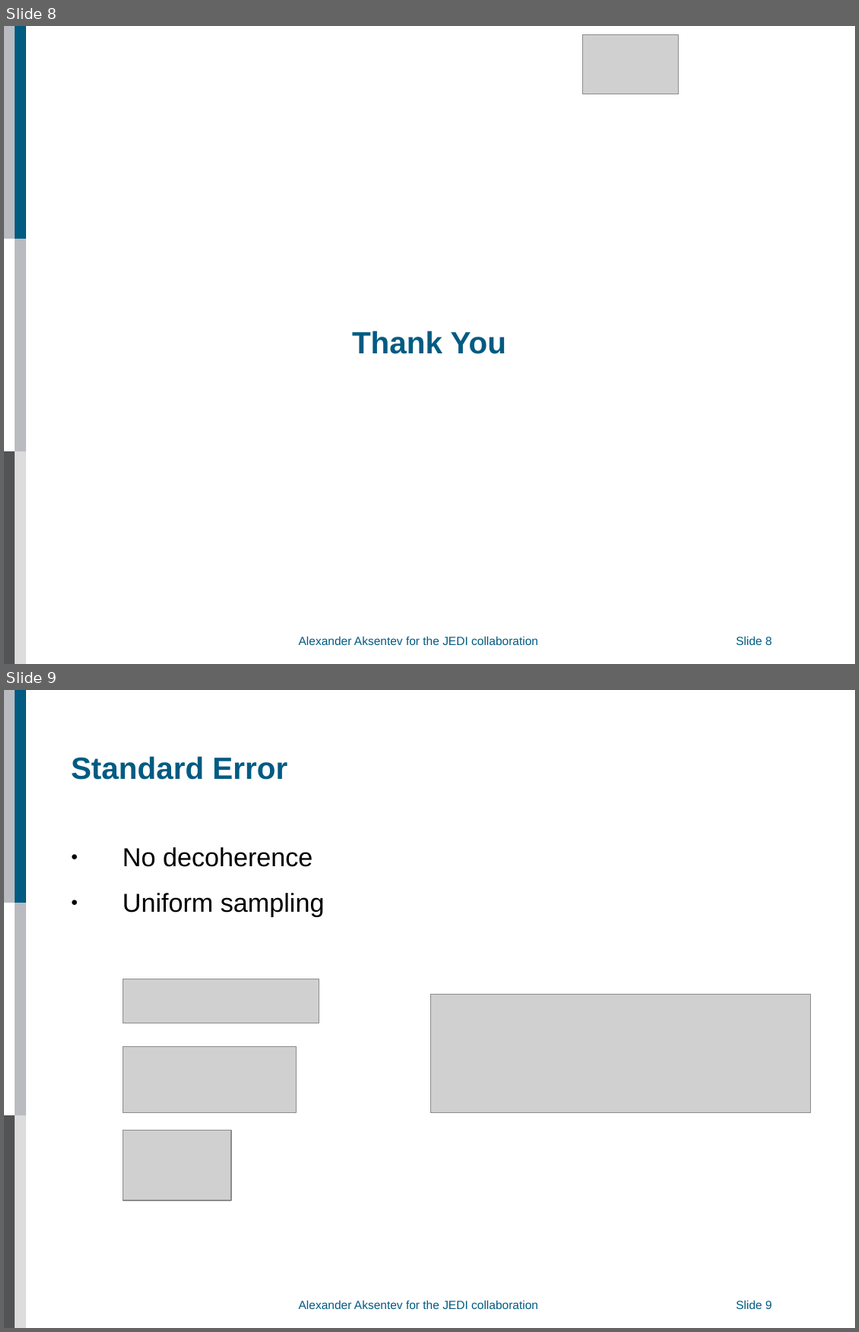
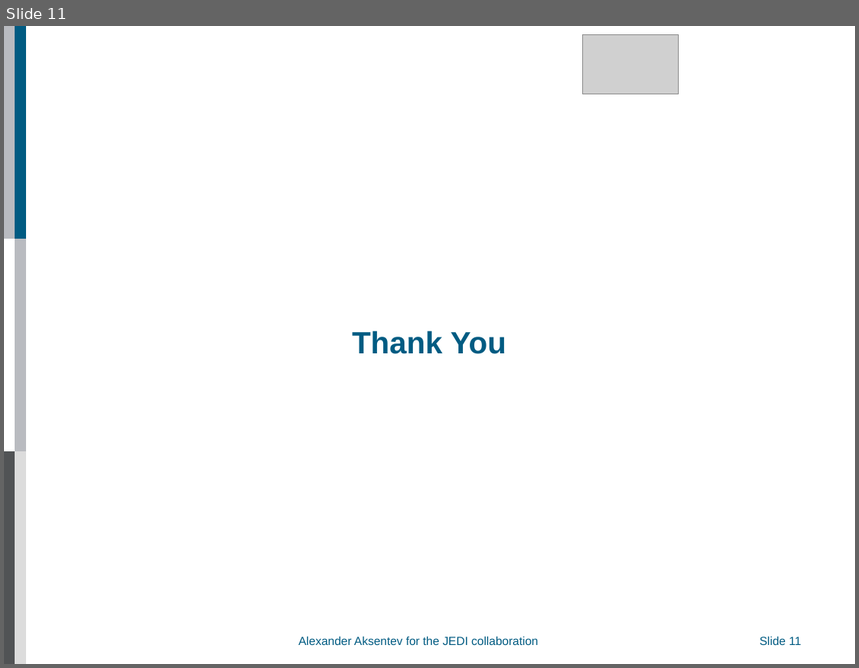
Before and after one commit to AlexAksentyev/EDM, a slide deck: Reports/DPG/DPG_proto.ppt. Shown one above the other, each under a label of ours: slides 8 and 9 before the commit, slide 11 after it. The pictures are 859x1332 and 859x668 pixels, drawn with LibreOffice and Linux fonts; fonts in the diff are those of the drawing; grey boxes stand for pictures; background and template pictures are left out. Boxes give left, top, right and bottom in pixels: in the first picture for what was removed or moved away, otherwise in the second. Text is boxed around its words. In the diff, an @@ line names an element or a change of style, - is before the commit and + after.

```diff
--- a/Reports/DPG/DPG_proto.ppt
+++ b/Reports/DPG/DPG_proto.ppt
@@ slide 9 removed at bbox=[4, 690, 855, 1328], background #FFFFFF; not listed: 7 template elements that a slide beside it also shows @@
@@ title removed at bbox=[71, 756, 287, 780] @@
-Standard Error
@@ subtitle removed at bbox=[123, 847, 325, 917] @@
-● No decoherence
-● Uniform sampling
@@ picture removed at bbox=[123, 980, 319, 1024] @@
@@ picture removed at bbox=[430, 994, 811, 1113] @@
@@ picture removed at bbox=[123, 1046, 296, 1113] @@
@@ picture removed at bbox=[123, 1131, 231, 1201] @@
@@ what was slide 8 is now slide 11 @@
@@ slide 11 changed as well @@
@@ page number at bbox=[759, 636, 801, 645]: text changed @@
-Slide 8
+Slide 11
@@ page number: place and size @@
-page number at bbox=[736, 634, 819, 648]
+page number at bbox=[760, 634, 843, 648]
```
Also in this commit, not shown: 7 other slides changed, 3 slides added, 5 other files.
